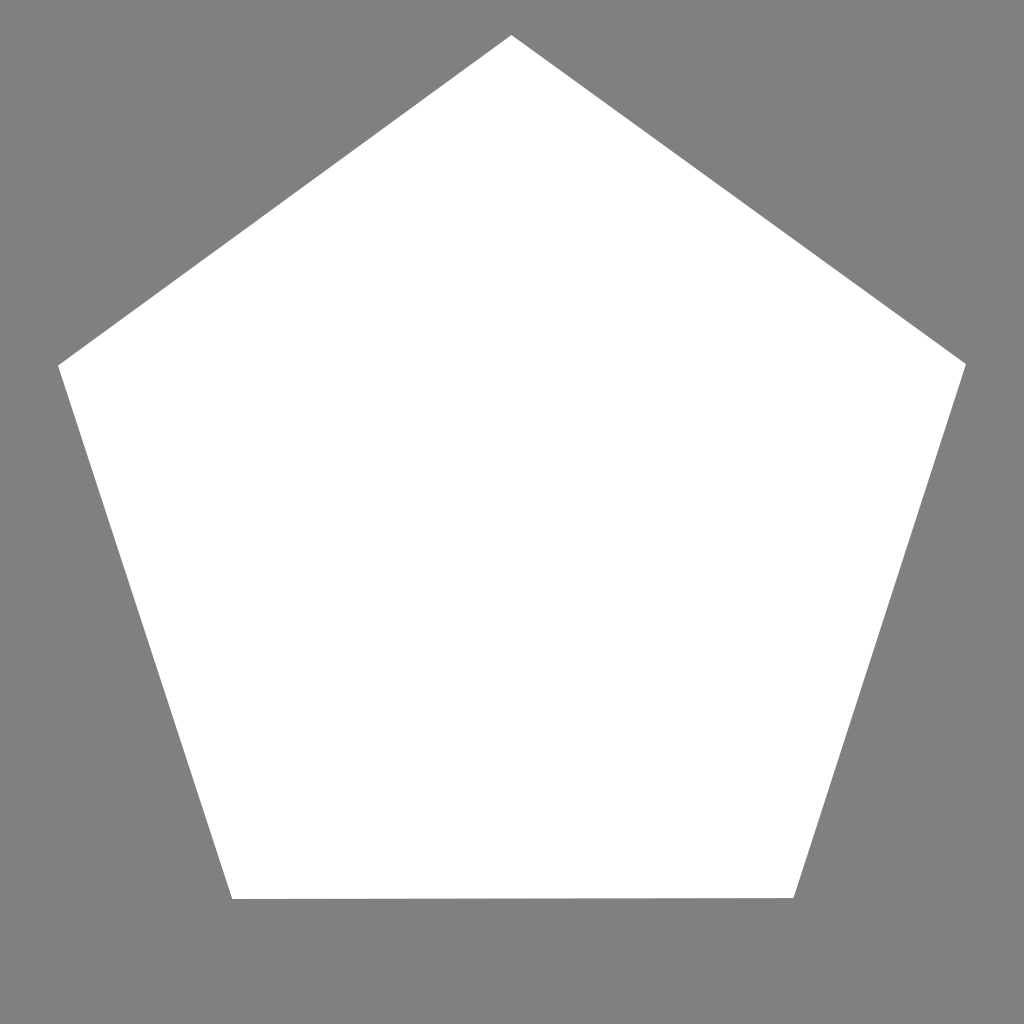
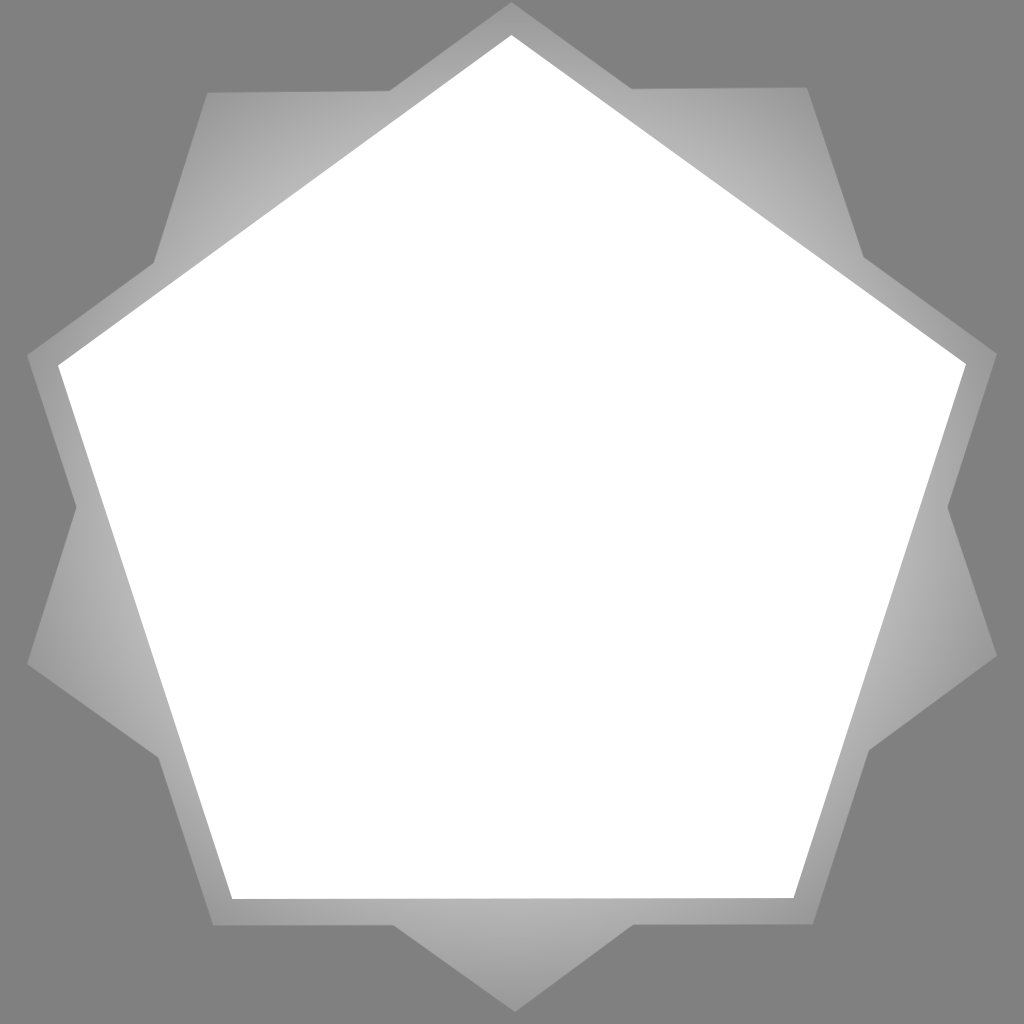
Revision of a layered 1024 x 1024 image; what changed, layer by layer:
added layer "Polygon 1 copy 3" (60%) above "Layer 0" over [27, 2, 997, 1012]
